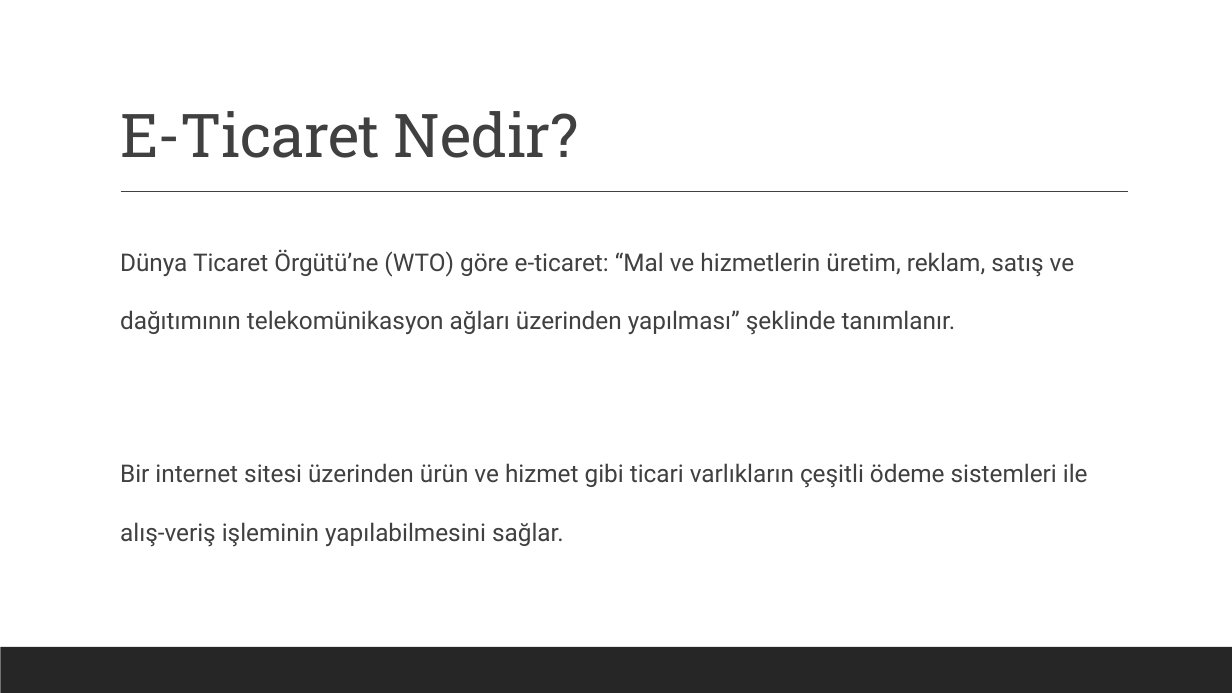
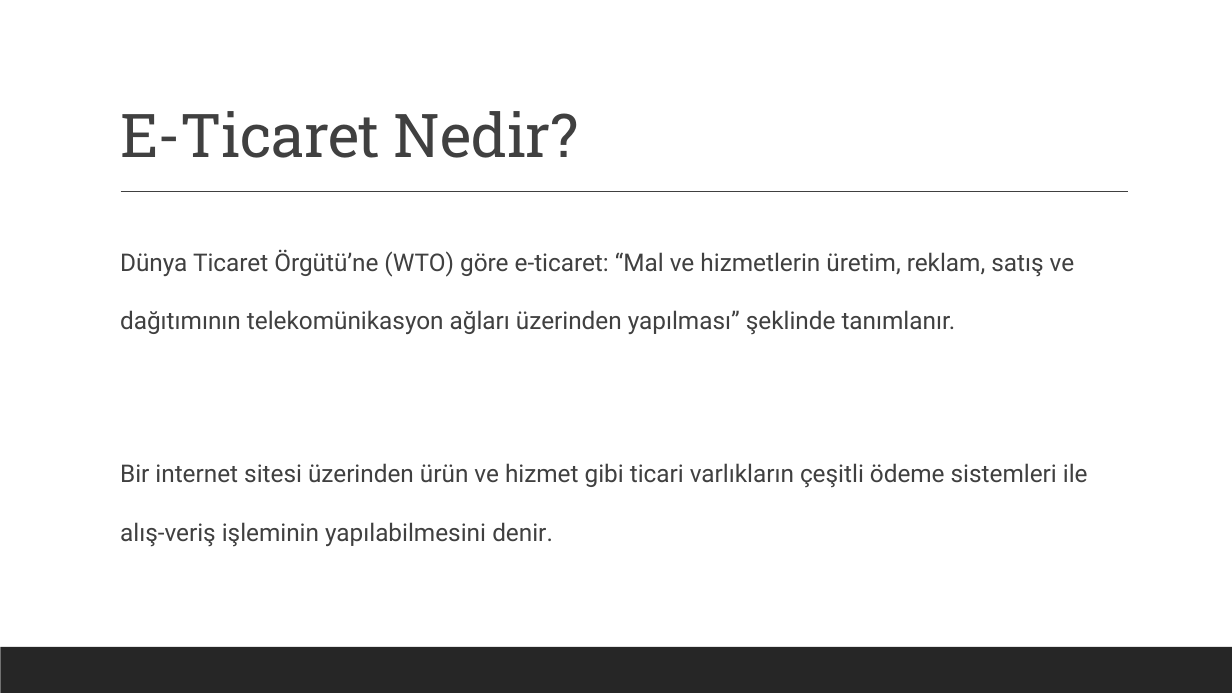
Before and after one commit to BelitK/E-CommerceVolume, a slide deck: slide 3 of rapor ve sunum/Türkiye ve Yurtdışı Karşılaştırmalı Veri Analizi.pptx. Drawn at 1232x693 pixels with LibreOffice and Linux fonts; fonts in the diff are those of the drawing. Boxes give left, top, right and bottom in pixels: in the first picture for what was removed or moved away, otherwise in the second. Text is boxed around its words. In the diff, an @@ line names an element or a change of style, - is before the commit and + after.

```diff
--- a/rapor ve sunum/Türkiye ve Yurtdışı Karşılaştırmalı Veri Analizi.pptx
+++ b/rapor ve sunum/Türkiye ve Yurtdışı Karşılaştırmalı Veri Analizi.pptx
@@ text at (120,463,1088,547): text changed @@
-  Bir internet sitesi üzerinden ürün ve hizmet gibi ticari varlıkların çeşitli ödeme sistemleri ile alış-veriş işleminin yapılabilmesini sağlar.
+  Bir internet sitesi üzerinden ürün ve hizmet gibi ticari varlıkların çeşitli ödeme sistemleri ile alış-veriş işleminin yapılabilmesini denir.
```
Also in this commit, not shown: 4 other slides changed, 1 slide added, 13 other files.
